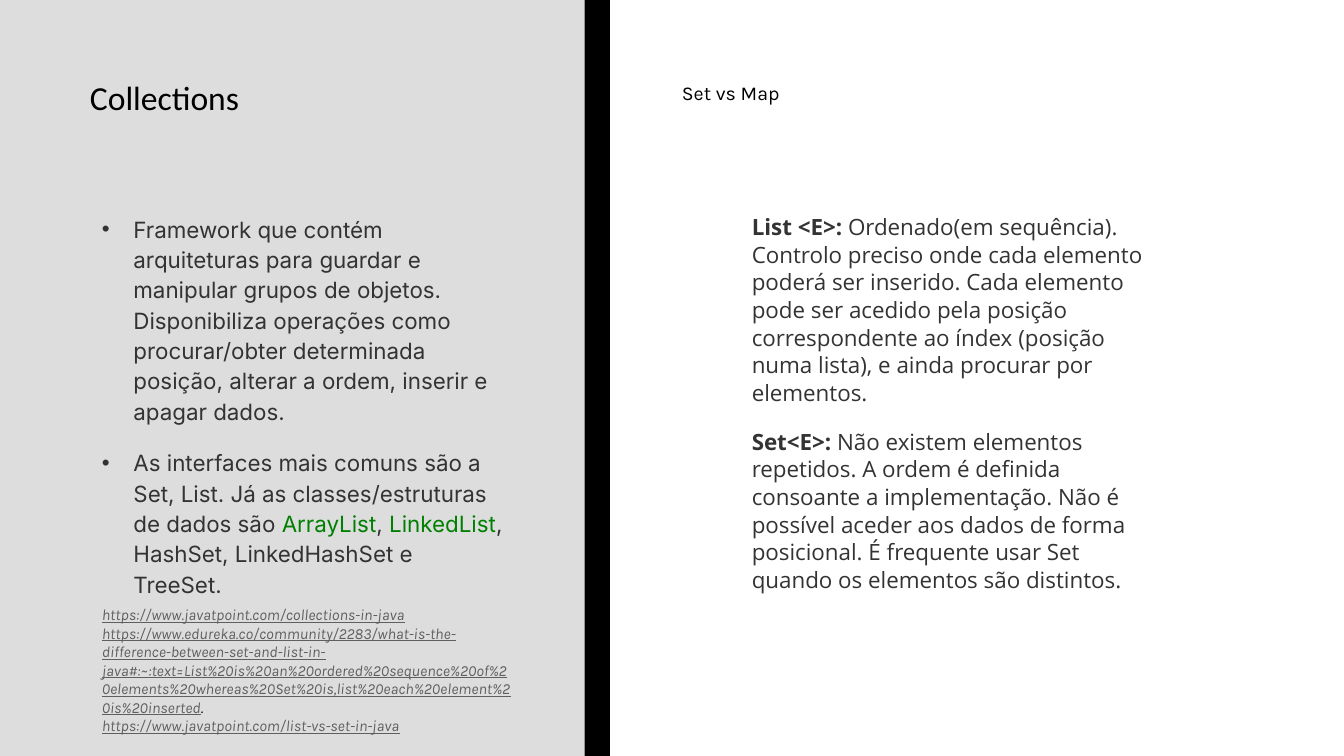
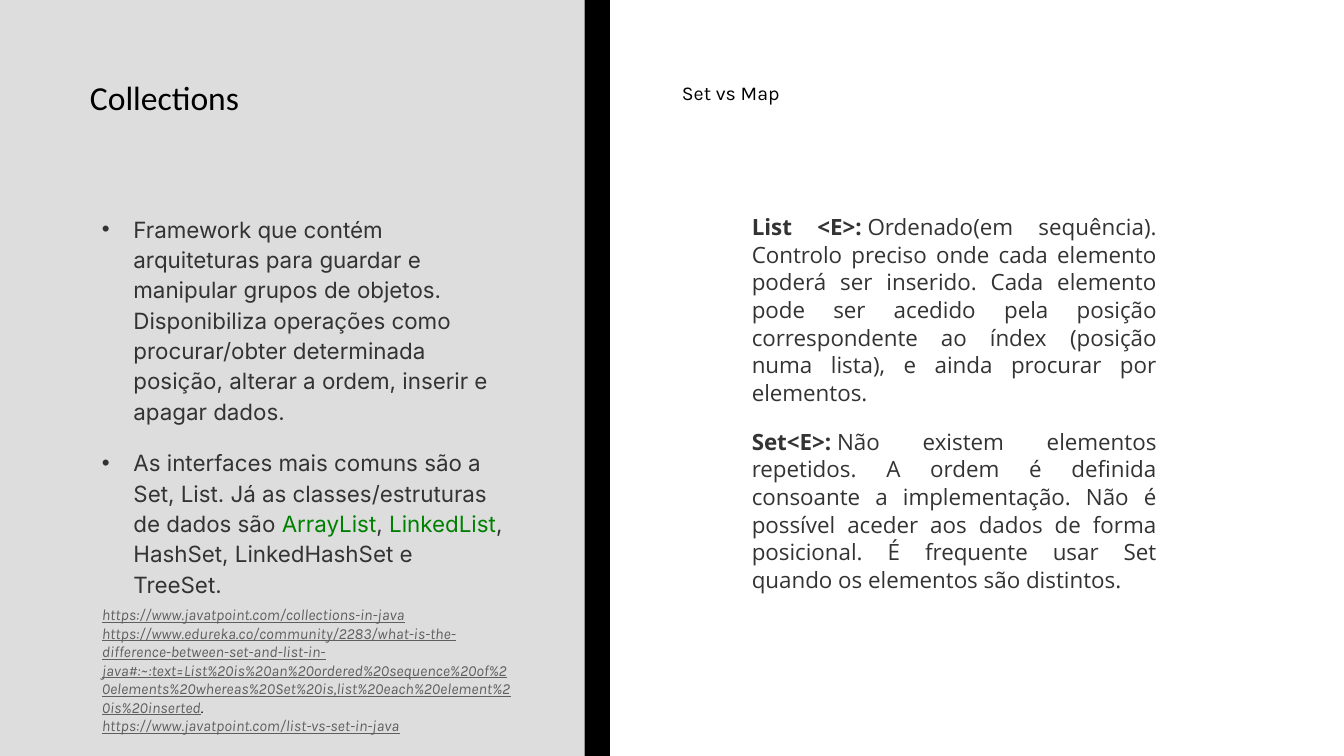
Before and after one commit to wlgomes/upskill-nov22, a slide deck: slide 8 of UPSKILL - AutoestudoS1_valentimgomes.pptx. Drawn at 1344x756 pixels with LibreOffice and Linux fonts; fonts in the diff are those of the drawing. Boxes give left, top, right and bottom in pixels: in the first picture for what was removed or moved away, otherwise in the second. Text is boxed around its words. In the diff, an @@ line names an element or a change of style, - is before the commit and + after.

```diff
--- a/UPSKILL - AutoestudoS1_valentimgomes.pptx
+++ b/UPSKILL - AutoestudoS1_valentimgomes.pptx
@@ text "List <E>: Ordenado(em sequência). Controlo ..." at <box>752,218,1157,593</box>: alignment left to justified @@
```
Also in this commit, not shown: 4 other slides changed, 1 slide added, 3 other files.
